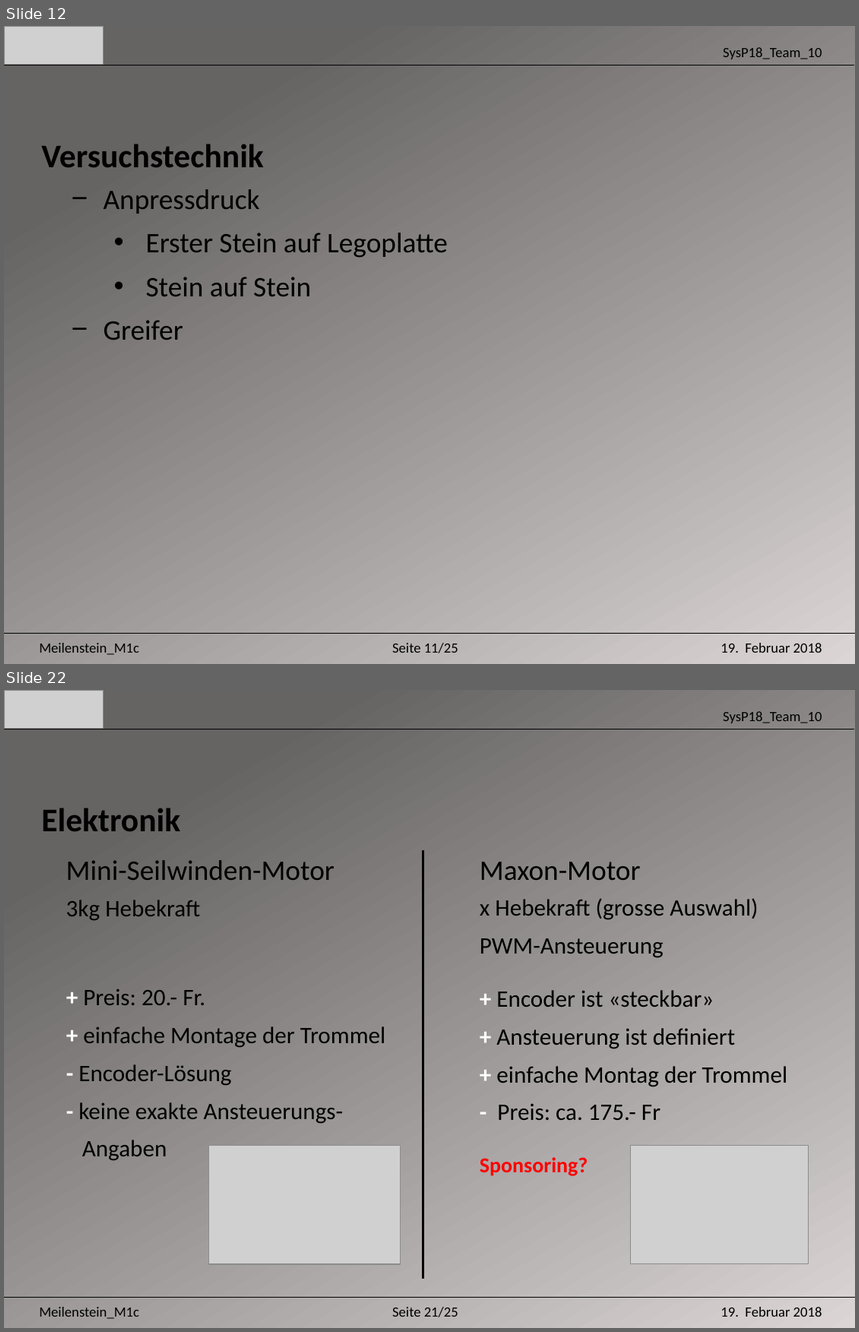
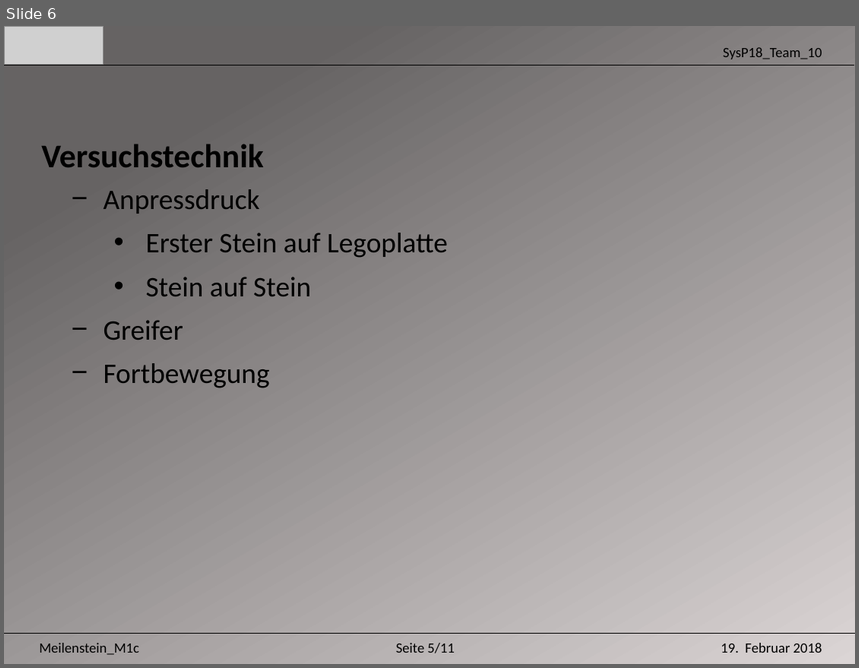
Before and after one commit to Unaqwyn/SysP18_1cv, a slide deck: Systemtechnikprojekt/Systemtechnikprojekt/01_Organisation/02_Meilensteine/m1/m1c/Praesentation_m1c.pptx. Shown one above the other, each under a label of ours: slides 12 and 22 before the commit, slide 6 after it; the slides between them are not shown. The pictures are 859x1332 and 859x668 pixels, drawn with LibreOffice and Linux fonts; fonts in the diff are those of the drawing; grey boxes stand for pictures. Boxes give left, top, right and bottom in pixels: in the first picture for what was removed or moved away, otherwise in the second. Text is boxed around its words. In the diff, an @@ line names an element or a change of style, - is before the commit and + after.

```diff
--- a/Systemtechnikprojekt/Systemtechnikprojekt/01_Organisation/02_Meilensteine/m1/m1c/Praesentation_m1c.pptx
+++ b/Systemtechnikprojekt/Systemtechnikprojekt/01_Organisation/02_Meilensteine/m1/m1c/Praesentation_m1c.pptx
@@ slide 22 removed at (4, 690, 855, 1328), background gradient #DBD6D6 to #666464 @@
@@ picture removed at (4, 690, 104, 727) @@
@@ text removed at (723, 711, 822, 723) @@
-SysP18_Team_10
@@ line removed from (4, 730) to (854, 730) @@
@@ text removed at (41, 808, 180, 831) @@
-Elektronik
@@ text removed at (66, 860, 335, 880) @@
-Mini-Seilwinden-Motor
@@ line removed from (423, 850) to (423, 1279) @@
@@ text removed at (480, 862, 641, 880) @@
-Maxon-Motor
@@ text removed at (66, 900, 200, 920) @@
-3kg Hebekraft
@@ text removed at (480, 898, 758, 958) @@
-x Hebekraft (grosse Auswahl)
-PWM-Ansteuerung
@@ text removed at (78, 989, 386, 1161) @@
-+ Preis: 20.- Fr.
-+ einfache Montage der Trommel
-- Encoder-Lösung
-- keine exakte Ansteuerungs-
-Angaben
@@ text removed at (496, 990, 788, 1120) @@
-+ Encoder ist «steckbar»
-+ Ansteuerung ist definiert
-+ einfache Montag der Trommel
-- Preis: ca. 175.- Fr
@@ picture removed at (208, 1146, 400, 1265) @@
@@ text removed at (480, 1157, 588, 1176) @@
-Sponsoring?
@@ picture removed at (630, 1146, 808, 1265) @@
@@ line removed from (4, 1298) to (855, 1298) @@
@@ text removed at (39, 1307, 139, 1319) @@
-Meilenstein_M1c
@@ text removed at (392, 1307, 458, 1318) @@
-Seite 21/25
@@ text removed at (721, 1307, 823, 1317) @@
-19. Februar 2018
@@ what was slide 12 is now slide 6 @@
@@ slide 6 changed as well @@
@@ text at (104, 363, 270, 389): paragraph added @@
+− Fortbewegung
@@ text at (396, 643, 455, 654): text changed @@
-Seite 11/25
+Seite 5/11
```
Also in this commit, not shown: 10 other slides changed, 14 other slides removed.
